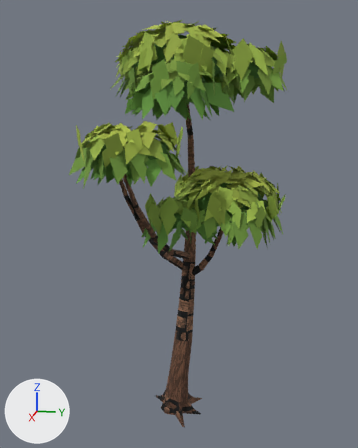
The glTF model assets/models/tree_3.glb, before and after one commit.
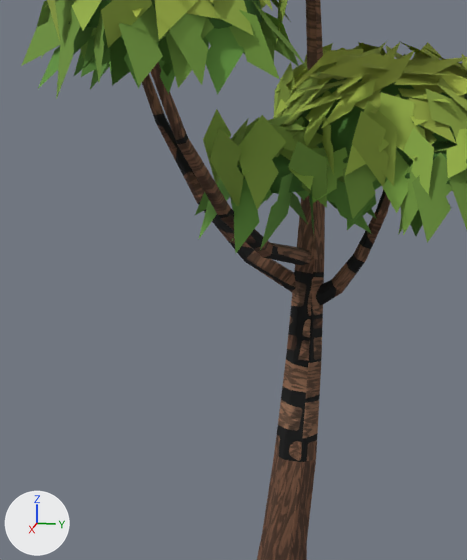
The first picture shows the older version from a 50 mm camera at (9.16, 1.94, 6.33) aimed at (-0.02, 0.11, 4.03). The close-ups show the older and then the newer version on the part from 17% to 71% of the width and 33% to 85% of the height of that picture. Only the edits that show in the close-ups are written down. The lights are fixed; the arrows at lower left show +X, +Y and +Z. Vertices at exactly the same position are counted once.

Before the edit, the objects in view are built like this:
```python
me_tree_3 = bpy.data.meshes.new('tree_3')
me_tree_3.from_pydata(...)  # 4083 vertices, 3462 faces; spans x -2.1..2.2, y -2.2..2.1, z 0.0..7.8
# faces by material slot: [830, 2632]
me_tree_3.materials.append(mat_m_tree_bark)  # picture img_tree_3_paint
me_tree_3.materials.append(mat_m_tree_leaf)  # picture img_tree_3_paint
ob_tree_3 = bpy.data.objects.new('tree_3', me_tree_3)
ob_tree_3.location = (0.0, 0.0, 0.0)
```
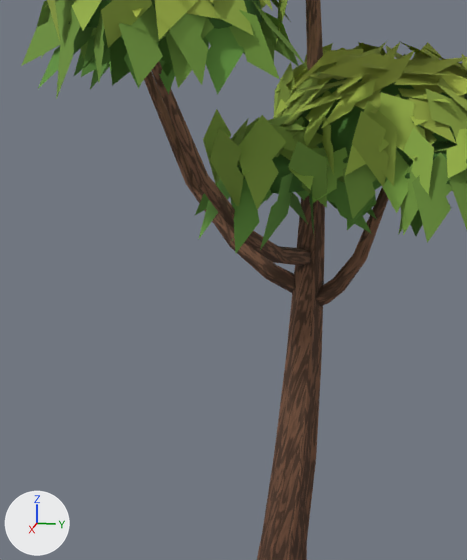
The change, as a diff of the scene's bpy script:
```diff
--- a/assets/models/tree_3.glb.py
+++ b/assets/models/tree_3.glb.py
@@ me_tree_3 @@
 me_tree_3.from_pydata(...)  # 4083 vertices, 3462 faces; spans x -2.1..2.2, y -2.2..2.1, z 0.0..7.8
 # used by ob_tree_3; location = (0.0, 0.0, 0.0)
+# me_tree_3 part 1: 99 of 4083 vertices moved; they spanned x -0.66..1.11, y -1.16..0.9, z 2.85..4.6 and now span x -0.63..0.91, y -0.89..0.74, z 2.84..4.28; mean shift (-0.05, 0.06, -0.24); largest move (-0.61, -1.16, 4.38) -> (-0.57, -0.89, 3.84)
+# me_tree_3 part 2: texture (UV) coordinates of 830 of 3462 faces, centred in x -1.28..1.53, y -1.51..1.44, z 0.0..7.1, changed; they spanned u 0.01..0.97, v 0.01..0.98 and now span u 0.01..0.98, v 0.01..0.95
 me_tree_3.materials.append(mat_m_tree_bark)
```

Where the change shows, as pixel boxes [x1, y1, x2, y2] in the close-ups (467 x 560 px; the box of a moved part takes in the faces that stretch with it):
'tree_3', reshaped, surface changed
    both: [21, 0, 467, 560]
part 1 of me_tree_3, moved or reshaped
    before: [142, 63, 390, 305]
    after: [144, 62, 388, 306]
part 2 of me_tree_3, surface changed
    both: [144, 0, 388, 560]
